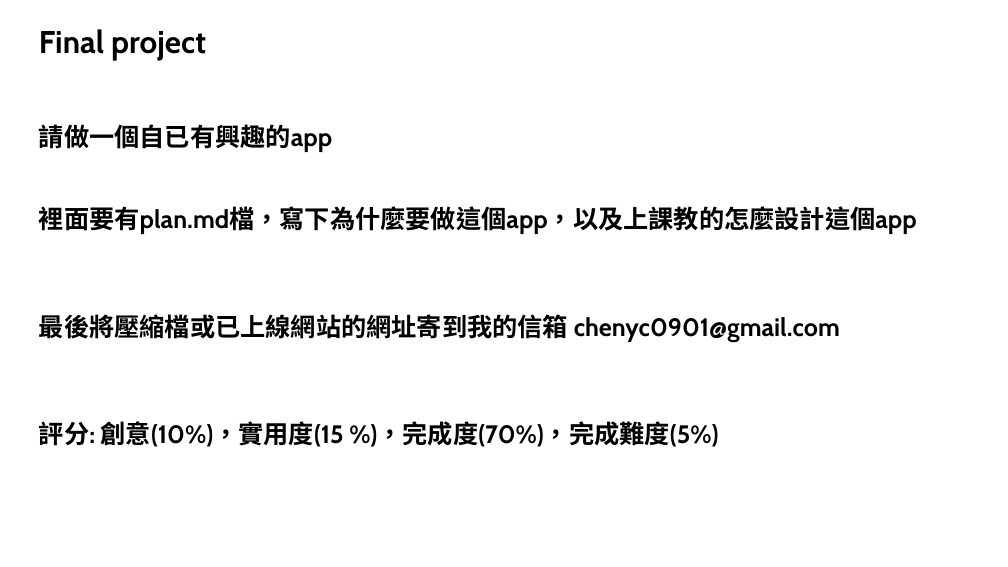
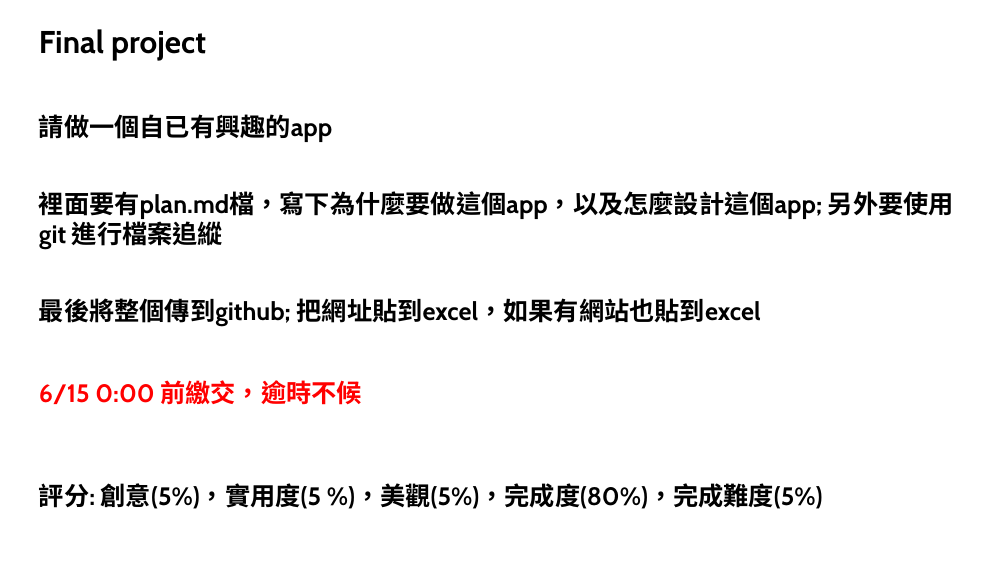
Before and after one commit to Hsuannn-08976/final-project, a slide deck: slide 2 of 簡報1.pptx. Drawn at 1008x567 pixels with LibreOffice and Linux fonts; fonts in the diff are those of the drawing. Boxes give left, top, right and bottom in pixels: in the first picture for what was removed or moved away, otherwise in the second. Text is boxed around its words. In the diff, an @@ line names an element or a change of style, - is before the commit and + after.

```diff
--- a/簡報1.pptx
+++ b/簡報1.pptx
@@ text "請做一個自已有興趣的app": place and size @@
-text "請做一個自已有興趣的app" at (39,124,332,152)
+text "請做一個自已有興趣的app" at (39,114,332,142)
@@ text at (39,191,954,249): text changed @@
-裡面要有plan.md檔，寫下為什麼要做這個app，以及上課教的怎麼設計這個app
+裡面要有plan.md檔，寫下為什麼要做這個app，以及怎麼設計這個app; 另外要使用git 進行檔案追縱
@@ text at (39,298,761,327): text changed @@
-最後將壓縮檔或已上線網站的網址寄到我的信箱 chenyc0901@gmail.com
+最後將整個傳到github; 把網址貼到excel，如果有網站也貼到excel
@@ text added at (39,380,362,405), 24 pt, text #FF0000, bold @@
+6/15 0:00 前繳交，逾時不候
@@ text at (39,483,823,509): text changed @@
-評分: 創意(10%)，實用度(15 %)，完成度(70%)，完成難度(5%)
+評分: 創意(5%)，實用度(5 %)，美觀(5%)，完成度(80%)，完成難度(5%)
```
